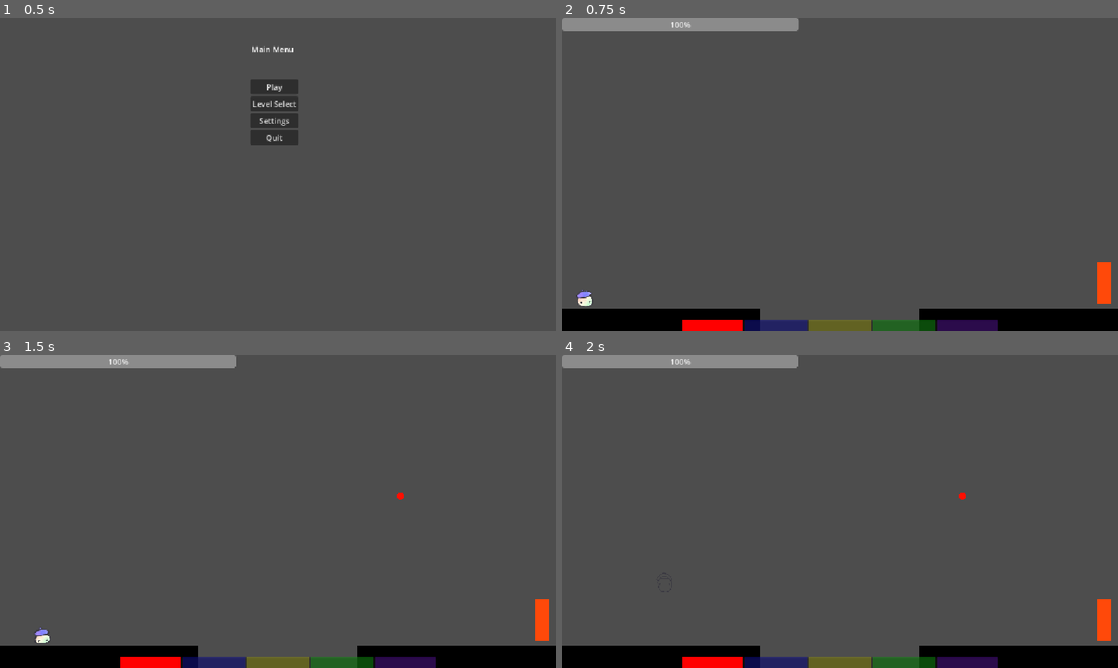
Above: before the commit, frames 1-4 (two rows, left to right).
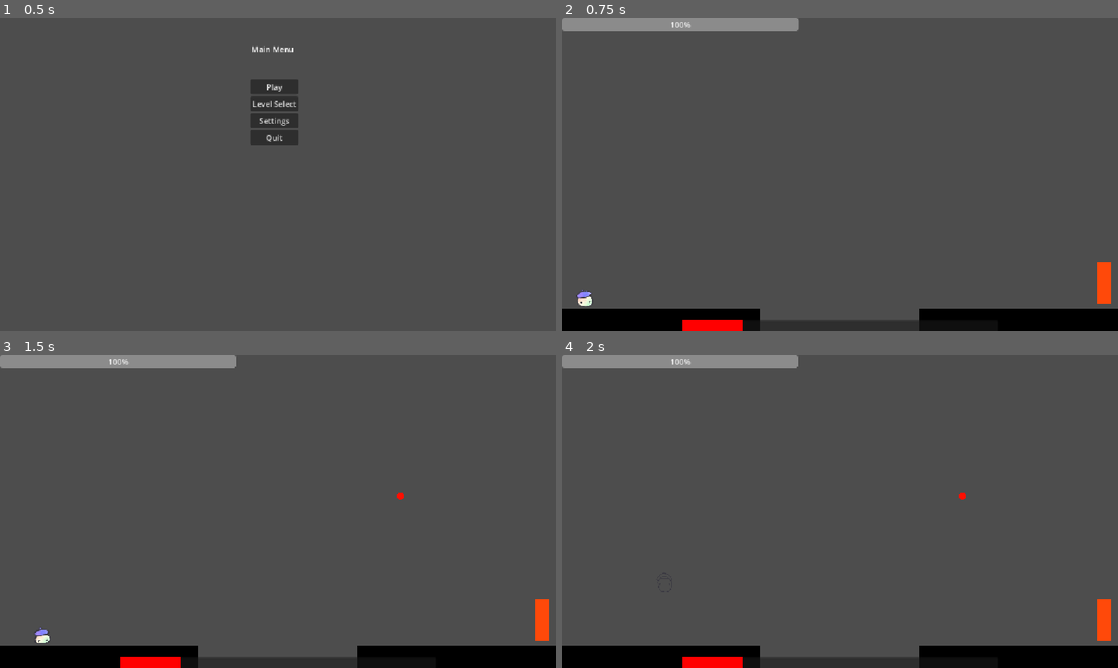
Above: after the commit, the same moments.

Repository: Cayuga007/summer-summit-2026
Game: Godot game, scene res://UI/Main_menu.tscn
Two runs of this game, one before a commit and one after it. Both use one fixed random seed, a clock stepped at 60 frames per second and the inputs below. The engine's default icon, where the game draws it, is replaced by a stand-in: a white triangle on a blue panel in a dark square.
Inputs (mouse positions are in pixels of both pictures, inside the frame that each line leads up to):
- Up to frame 1 (0.5 s): no input
- Up to frame 2 (0.75 s): click "Play" at 0.5 s
- Up to frame 3 (1.5 s): tap Enter at 1.25 s; move the mouse to (400, 495) at 1.27 s; hold D (right) from 1.28 s (still down); click (400, 495) at 1.42 s
- Up to frame 4 (2 s): keep holding D (right); tap Space (jump) at 1.52 s

Frame 1 is identical in both runs. In frame 2, 1.6% of the frame differs, in the area x 32-79%, y 96-100%; in frame 3, 1.6%; in frame 4, 1.6%.

Commit message:
levels 9, 11, 12 adjustments

Diff:
--- a/Levels/Level_11.tscn
+++ b/Levels/Level_11.tscn
@@ -29,16 +29,16 @@
 scale = Vector2(2.8399947, 9.44)
 
 [node name="Platform2" parent="." unique_id=1487216132 instance=ExtResource("4_05w7j")]
-position = Vector2(-152, -201)
+position = Vector2(-363, -201)
 scale = Vector2(0.7199948, 9.44)
 
 [node name="Platform3" parent="." unique_id=511795148 instance=ExtResource("4_05w7j")]
-position = Vector2(-40, 246.99998)
-scale = Vector2(2.8799949, 0.67999935)
+position = Vector2(-206, 246.99998)
+scale = Vector2(2.6117604, 0.67999935)
 
 [node name="Platform4" parent="." unique_id=1933171087 instance=ExtResource("4_05w7j")]
-position = Vector2(763.00006, -547)
-scale = Vector2(4.079997, 0.67999935)
+position = Vector2(916, -547)
+scale = Vector2(4.7675214, 0.67999935)
 
 [node name="Floor" type="StaticBody2D" parent="." unique_id=905060382]
 position = Vector2(0, 666)
@@ -47,7 +47,7 @@
 shape = SubResource("WorldBoundaryShape2D_8a5oj")
 
 [node name="VictoryDoor" parent="." unique_id=619035289 instance=ExtResource("5_ahwxj")]
-position = Vector2(-34, 110)
+position = Vector2(-246, 110)
 
 [node name="Ceiling" type="StaticBody2D" parent="." unique_id=905060383]
 position = Vector2(4, -688)
@@ -57,14 +57,14 @@
 shape = SubResource("WorldBoundaryShape2D_8a5oj")
 
 [node name="HazardBlock" parent="." unique_id=2111362905 instance=ExtResource("6_46t2b")]
-position = Vector2(-33, 298)
-scale = Vector2(8.920001, 1)
+position = Vector2(-229, 298)
+scale = Vector2(9.600001, 1)
 
 [node name="Buckets" type="Node2D" parent="." unique_id=1179645244]
 
 [node name="Bucket" parent="Buckets" unique_id=2015066064 instance=ExtResource("7_6nnr2")]
 position = Vector2(-156, 455)
-fill_amount = 10
+fill_amount = 40
 
 [node name="Wall" parent="." unique_id=1221389940 instance=ExtResource("4_05w7j")]
 position = Vector2(-1206, 15)
--- a/Levels/Level_12.tscn
+++ b/Levels/Level_12.tscn
@@ -43,7 +43,7 @@
 shape = SubResource("WorldBoundaryShape2D_8a5oj")
 
 [node name="VictoryDoor" parent="." unique_id=619035289 instance=ExtResource("5_fp1c7")]
-position = Vector2(650, 162)
+position = Vector2(650, 22)
 
 [node name="Ceiling" type="StaticBody2D" parent="." unique_id=905060383]
 position = Vector2(4, -688)
@@ -57,8 +57,8 @@
 scale = Vector2(46.60907, 1)
 
 [node name="HazardBlock5" parent="." unique_id=647292856 instance=ExtResource("6_kfpfw")]
-position = Vector2(801, -72)
-scale = Vector2(1.5690718, 10.119998)
+position = Vector2(801, -106)
+scale = Vector2(1.5690718, 5.7199974)
 
 [node name="HazardBlock6" parent="." unique_id=903249218 instance=ExtResource("6_kfpfw")]
 position = Vector2(1097, 154)
--- a/Levels/Level_9.tscn
+++ b/Levels/Level_9.tscn
@@ -65,7 +65,7 @@
 scale = Vector2(32, 1.1599984)
 
 [node name="HazardBlock2" parent="." unique_id=1899795906 instance=ExtResource("6_lgifw")]
-position = Vector2(-96, 545)
+position = Vector2(94, 572.00006)
 scale = Vector2(1, 7.1200004)
 
 [node name="Buckets" type="Node2D" parent="." unique_id=1257825698]
--- a/Scripts/paintbrush.gd
+++ b/Scripts/paintbrush.gd
@@ -23,6 +23,8 @@
 		return
 	_current_color = clampi(_current_color, 0, num_colors - 1)
 	paint_prefab = PlayerVariables.unlocked_colors[_current_color]
+	for i in range(num_colors):
+		paint_ui.get_child(1).get_child(0).get_child(i).visible = true
 
 
 func _unhandled_input(event: InputEvent) -> void:
@@ -30,7 +32,7 @@
 	if Input.is_action_just_pressed("swap_left") and can_swap:
 		can_swap = false
 		paint_ui.get_child(1).get_child(0).get_child(_current_color).modulate.a = 0.25
-		_current_color = (_current_color - 1) % num_colors
+		_current_color = posmod(_current_color - 1, num_colors)
 		paint_ui.get_child(1).get_child(0).get_child(_current_color).modulate.a = 1
 		paint_prefab = PlayerVariables.unlocked_colors[_current_color]
 		await get_tree().create_timer(0.1).timeout
--- a/paint_ui.tscn
+++ b/paint_ui.tscn
@@ -67,24 +67,28 @@
 texture = SubResource("GradientTexture1D_85llr")
 
 [node name="Blue" type="TextureRect" parent="PanelContainer/HBoxContainer" unique_id=406560320]
+visible = false
 modulate = Color(1, 1, 1, 0.2509804)
 layout_mode = 2
 size_flags_horizontal = 4
 texture = SubResource("GradientTexture1D_t441f")
 
 [node name="Yellow" type="TextureRect" parent="PanelContainer/HBoxContainer" unique_id=1493756286]
+visible = false
 modulate = Color(1, 1, 1, 0.2509804)
 layout_mode = 2
 size_flags_horizontal = 4
 texture = SubResource("GradientTexture1D_qgwt1")
 
 [node name="Green" type="TextureRect" parent="PanelContainer/HBoxContainer" unique_id=1418462283]
+visible = false
 modulate = Color(1, 1, 1, 0.2509804)
 layout_mode = 2
 size_flags_horizontal = 4
 texture = SubResource("GradientTexture1D_tmioh")
 
 [node name="Purple" type="TextureRect" parent="PanelContainer/HBoxContainer" unique_id=803340677]
+visible = false
 modulate = Color(1, 1, 1, 0.2509804)
 layout_mode = 2
 size_flags_horizontal = 4
